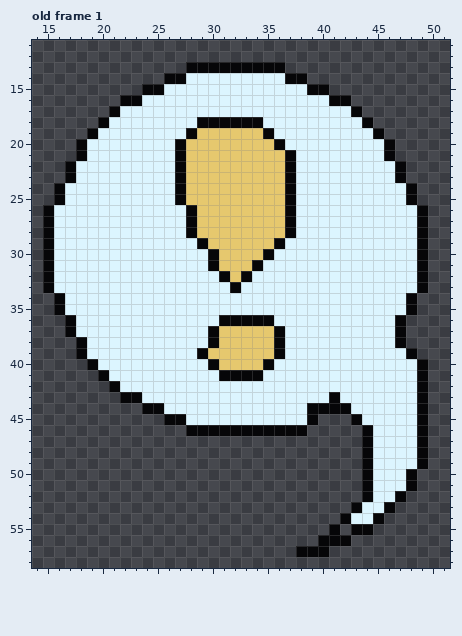
A pixel-art file gets an edit: assets/sprites/legval/bnote.ase. This is how it looked before the edit.
64x64 pixels, 1 frame. Colours within 5 levels of each other are drawn and written as one. Shown: old frame 1: x 14..51, y 11..58. The commit also changed other frames, which this record leaves out.
Now the later version:
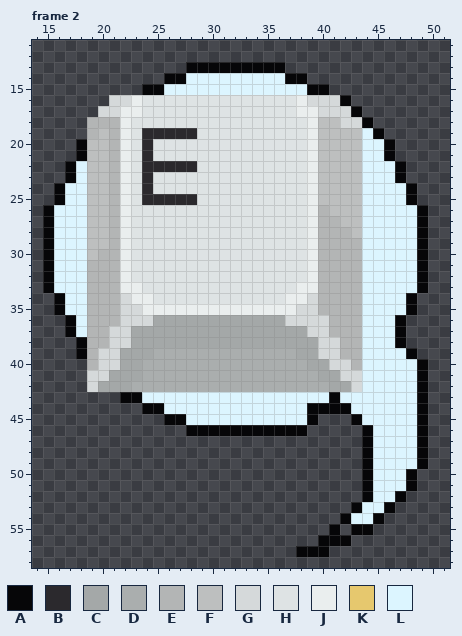
Palette (. is transparent): A #060608  B #2b292d  C #a4a8a8  D #aaaeae  E #b3b5b5  F #bdbfbf  G #d5d9da  H #dee3e4  J #eaeeee  K #e6c86e  L #dcf5ff
A new or re-ordered frame is compared with the old frame closest to it.
Changes in this commit:
frames 1 -> 3
layer "Layer 1" added
--- frame 2 is new; against old frame 1, layer "Layer 1"
@@ x 14..51 @@
 15 ..........AALLLLLLLLLLLLLAA...........
-16 ........AALLLLLLLLLLLLLLLLLAA.........
-17 .......ALLLLLLLLLLLLLLLLLLLLLA........
-18 ......ALLLLLLLLAAAAAALLLLLLLLLA.......
-19 .....ALLLLLLLLAKKKKKKALLLLLLLLLA......
-20 ....ALLLLLLLLAKKKKKKKKALLLLLLLLLA.....
-21 ....ALLLLLLLLAKKKKKKKKKALLLLLLLLA.....
-22 ...ALLLLLLLLLAKKKKKKKKKALLLLLLLLLA....
-23 ...ALLLLLLLLLAKKKKKKKKKALLLLLLLLLA....
-24 ..ALLLLLLLLLLAKKKKKKKKKALLLLLLLLLLA...
-25 ..ALLLLLLLLLLAKKKKKKKKKALLLLLLLLLLA...
-26 .ALLLLLLLLLLLLAKKKKKKKKALLLLLLLLLLLA..
-27 .ALLLLLLLLLLLLAKKKKKKKKALLLLLLLLLLLA..
-28 .ALLLLLLLLLLLLAKKKKKKKKALLLLLLLLLLLA..
-29 .ALLLLLLLLLLLLLAKKKKKKALLLLLLLLLLLLA..
-30 .ALLLLLLLLLLLLLLAKKKKALLLLLLLLLLLLLA..
-31 .ALLLLLLLLLLLLLLAKKKALLLLLLLLLLLLLLA..
-32 .ALLLLLLLLLLLLLLLAKALLLLLLLLLLLLLLLA..
-33 .ALLLLLLLLLLLLLLLLALLLLLLLLLLLLLLLLA..
-34 ..ALLLLLLLLLLLLLLLLLLLLLLLLLLLLLLLA...
-35 ..ALLLLLLLLLLLLLLLLLLLLLLLLLLLLLLLA...
-36 ...ALLLLLLLLLLLLLAAAAALLLLLLLLLLLA....
-37 ...ALLLLLLLLLLLLAKKKKKALLLLLLLLLLA....
-38 ....ALLLLLLLLLLLAKKKKKALLLLLLLLLLA....
-39 ....ALLLLLLLLLLAKKKKKKALLLLLLLLLLLA...
-40 .....ALLLLLLLLLLAKKKKALLLLLLLLLLLLLA..
-41 ......ALLLLLLLLLLAAAALLLLLLLLLLLLLLA..
-42 .......ALLLLLLLLLLLLLLLLLLLLLLLLLLLA..
+16 .......GGJHHHHHHHHHHHHHHJGGGA.........
+17 ......GGJJHHHHHHHHHHHHHHJJGGGA........
+18 .....EEEJHHHHHHHHHHHHHHHHJFFGGA.......
+19 .....EFEJHBBBBBHHHHHHHHHHJFFFFLA......
+20 ....AFFEJHBHHHHHHHHHHHHHHJFFFFLLA.....
+21 ....AFFEJHBHHHHHHHHHHHHHHJFFFFLLA.....
+22 ...ALFFEJHBBBBBHHHHHHHHHHJFFFFLLLA....
+23 ...ALFFEJHBHHHHHHHHHHHHHHJFFFFLLLA....
+24 ..ALLFFEJHBHHHHHHHHHHHHHHJFFFFLLLLA...
+25 ..ALLFFEJHBBBBBHHHHHHHHHHJFFFFLLLLA...
+26 .ALLLFFEJHHHHHHHHHHHHHHHHJEFFFLLLLLA..
+27 .ALLLFFEJHHHHHHHHHHHHHHHHJEEFFLLLLLA..
+28 .ALLLFFEJHHHHHHHHHHHHHHHHJEEEFLLLLLA..
+29 .ALLLFFEJHHHHHHHHHHHHHHHHJEEEELLLLLA..
+30 .ALLLFEEJHHHHHHHHHHHHHHHHJEEEELLLLLA..
+31 .ALLLEEEJHHHHHHHHHHHHHHHHJEEEELLLLLA..
+32 .ALLLEEEJHHHHHHHHHHHHHHHHJEEEELLLLLA..
+33 .ALLLEEEJJHHHHHHHHHHHHHHJJEEEELLLLLA..
+34 ..ALLEEEGJJHHHHHHHHHHHHJJGEEEELLLLA...
+35 ..ALLEEEGGJJJJJJJJJJJJJJGGEEEELLLLA...
+36 ...ALEEEGGGCCCCCCCCCCCCGGGGEEELLLA....
+37 ...ALEEGGCCCCCCCCCCCCCCCCGGEEELLLA....
+38 ....AEEGGCCCCCCCCCCCCCCCCCGGEELLLA....
+39 ....AEGGCCCDDDDDDDDDDDDDCCGGEELLLLA...
+40 .....EGGCCDDDDDDDDDDDDDDDCCGGELLLLLA..
+41 .....GGCCCDDDDDDDDDDDDDDDDCCGGLLLLLA..
+42 .....GCCCDDDDDDDDDDDDDDDDDDCCGLLLLLA..
 43 ........AALLLLLLLLLLLLLLLLLALLLLLLLA..
Boxes around the changes in both pictures, in picture pixels (x1, y1, x2, y2):
changed: (87, 95, 362, 392)
